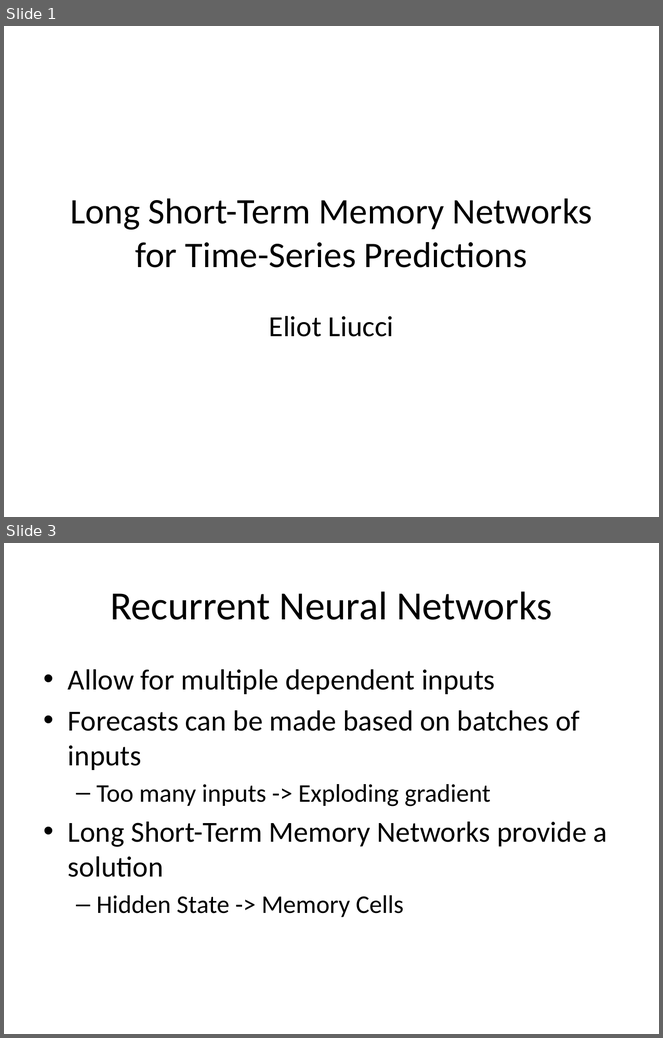
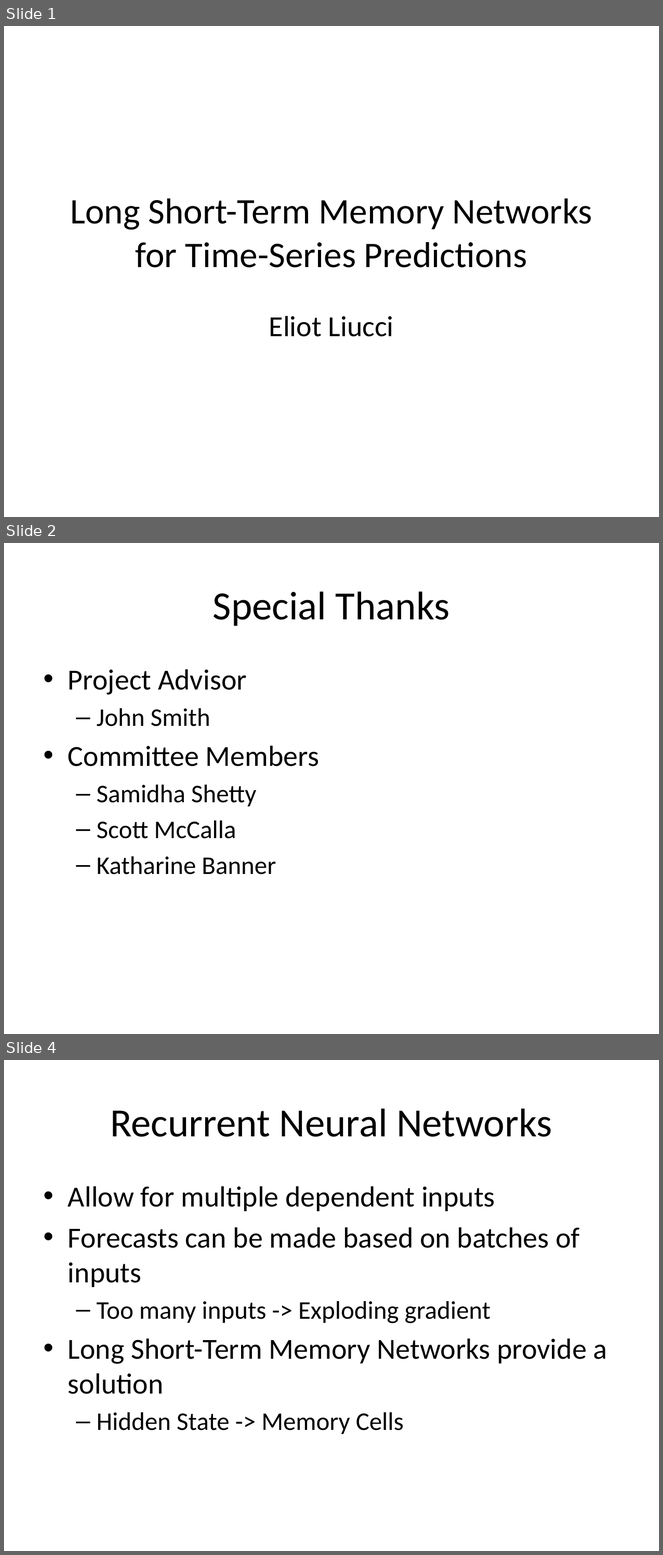
Before and after one commit to lliucci/LSTM-Explorative-Project, a slide deck: Deliverables/Presentation/Writing_Project_Presentation.pptx. Shown one above the other, each under a label of ours: slides 1 and 3 before the commit, slides 1, 2 and 4 after it; the slides between them are not shown. The pictures are 663x1038 and 663x1555 pixels, drawn with LibreOffice and Linux fonts; fonts in the diff are those of the drawing; background and template pictures are left out. Boxes give left, top, right and bottom in pixels: in the first picture for what was removed or moved away, otherwise in the second. Text is boxed around its words. In the diff, an @@ line names an element or a change of style, - is before the commit and + after.

```diff
--- a/Deliverables/Presentation/Writing_Project_Presentation.pptx
+++ b/Deliverables/Presentation/Writing_Project_Presentation.pptx
@@ slide 2 added at <box>4,543,659,1034</box>, background picture (left out) @@
@@ title added at <box>213,591,450,626</box>, 44 pt, text #000000 @@
+Special Thanks
@@ text added at <box>68,669,319,875</box>, 28 pt, text #000000 @@
+• Project Advisor
+  – John Smith
+• Committee Members
+  – Samidha Shetty
+  – Scott McCalla
+  – Katharine Banner
@@ what was slide 3 is now slide 4 @@
```
Also in this commit, not shown: 3 slides changed, 2 other slides added, 33 other files.
